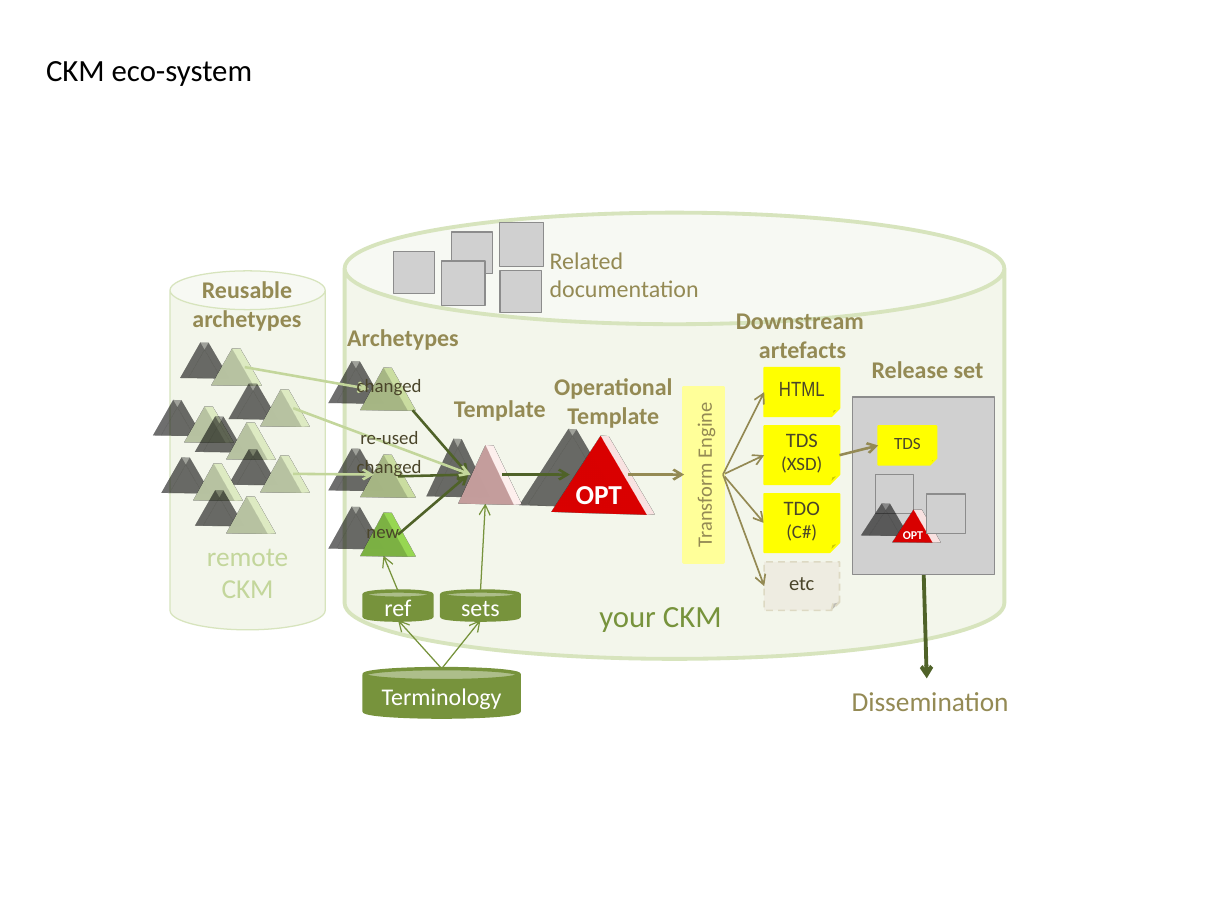
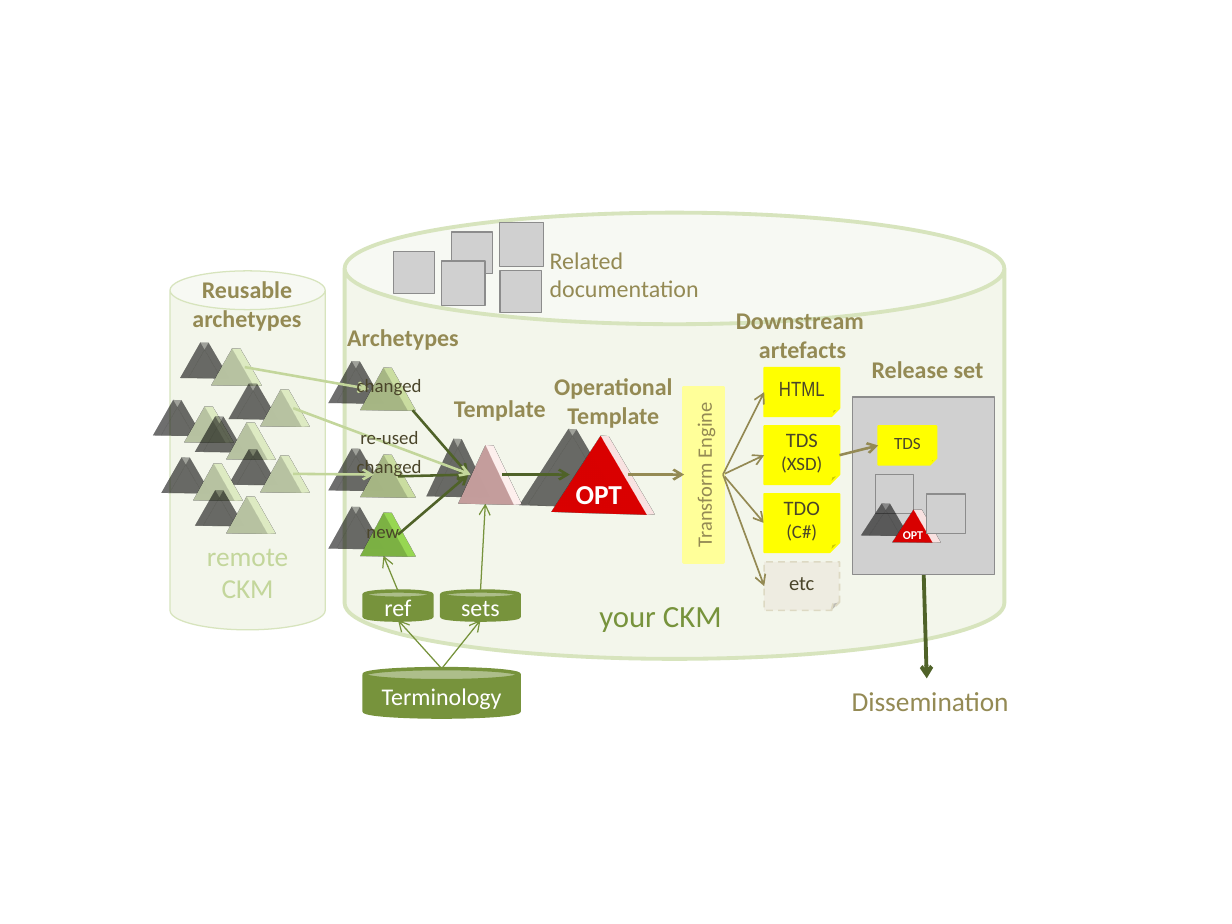
Before and after one commit to openEHR/openehr-website-php, a slide deck: slide 16 of files/diagrams/openEHR-diagrams.pptx (slide 21 before the commit). Drawn at 1232x924 pixels with LibreOffice and Linux fonts; fonts in the diff are those of the drawing; grey boxes stand for pictures. Boxes give left, top, right and bottom in pixels: in the first picture for what was removed or moved away, otherwise in the second. Text is boxed around its words. In the diff, an @@ line names an element or a change of style, - is before the commit and + after.

```diff
--- a/files/diagrams/openEHR-diagrams.pptx
+++ b/files/diagrams/openEHR-diagrams.pptx
@@ text removed at (x1=46, y1=61, x2=252, y2=86) @@
-CKM eco-system
```
Also in this commit, not shown: 6 other slides changed, 4 slides added, 9 slides removed, 3 other files.
